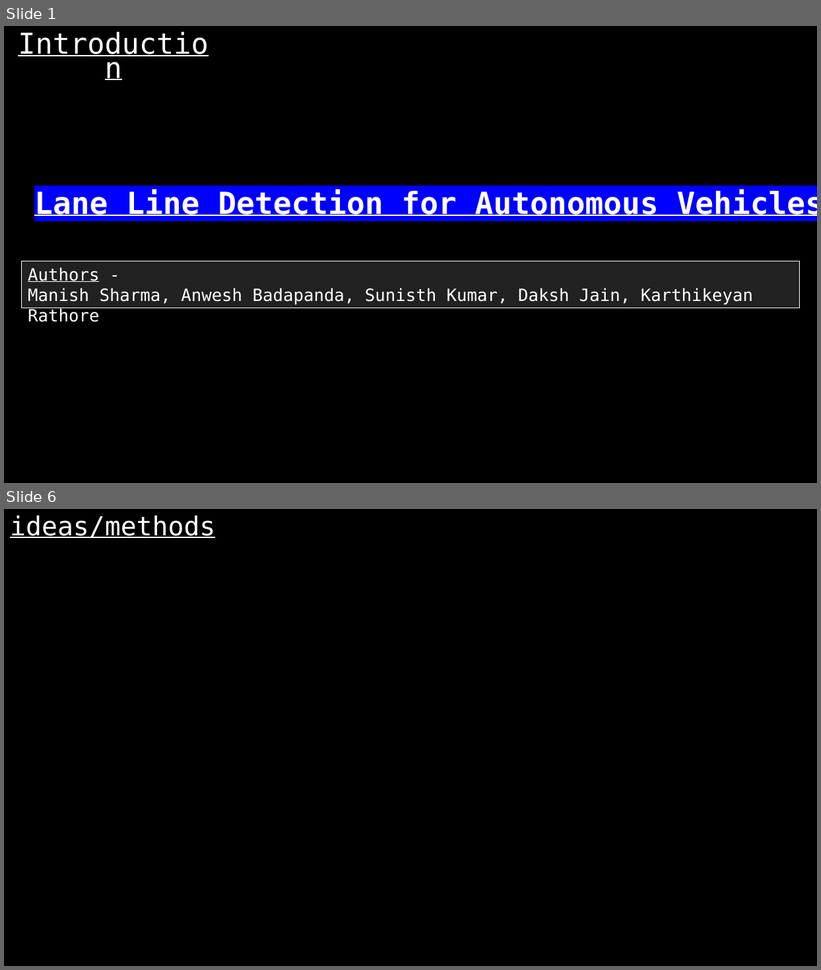
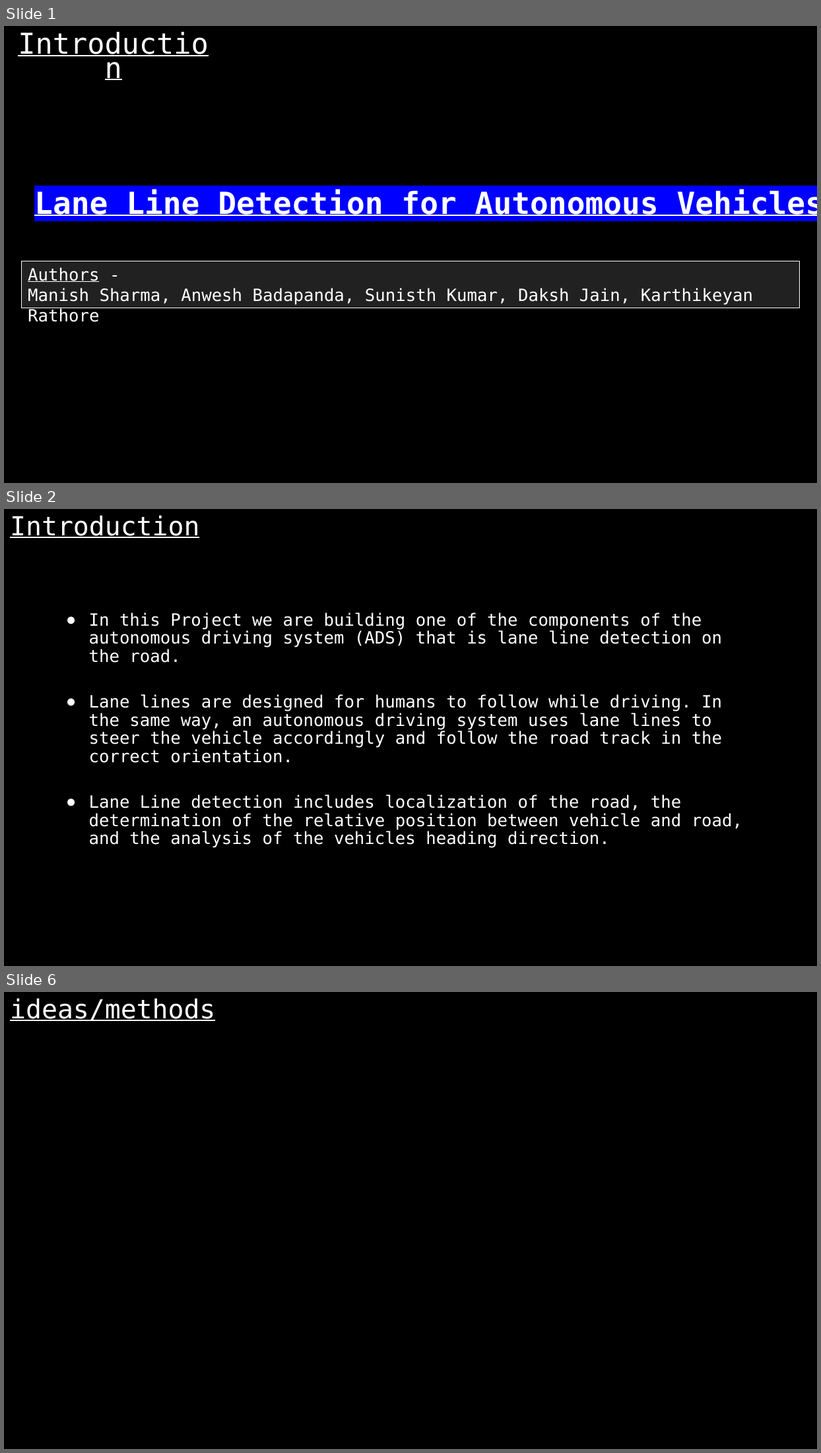
Before and after one commit to karthikeyanrathore/Lane-Line-Detection, a slide deck: laneline.pptx. Shown one above the other, each under a label of ours: slides 1 and 6 before the commit, slides 1, 2 and 6 after it; the slides between them are not shown. The pictures are 821x970 and 821x1453 pixels, drawn with LibreOffice and Linux fonts; fonts in the diff are those of the drawing. Boxes give left, top, right and bottom in pixels: in the first picture for what was removed or moved away, otherwise in the second. Text is boxed around its words. In the diff, an @@ line names an element or a change of style, - is before the commit and + after.

```diff
--- a/laneline.pptx
+++ b/laneline.pptx
@@ slide 2 added at [4, 509, 817, 966], background #000000 @@
@@ title added at [10, 515, 199, 538], 31 pt, text #FFFFFF, underline @@
+Introduction
@@ text added at [89, 613, 743, 848], 20 pt, text #FFFFFF @@
+● In this Project we are building one of the components of the autonomous driving system (ADS) that is lane line detection on the road.
+● Lane lines are designed for humans to follow while driving. In the same way, an autonomous driving system uses lane lines to steer the vehicle accordingly and follow the road track in the correct orientation.
+● Lane Line detection includes localization of the road, the determination of the relative position between vehicle and road, and the analysis of the vehicles heading direction.
```
Also in this commit, not shown: 2 slides changed, 10 other slides added, 6 slides removed, 11 other files.
